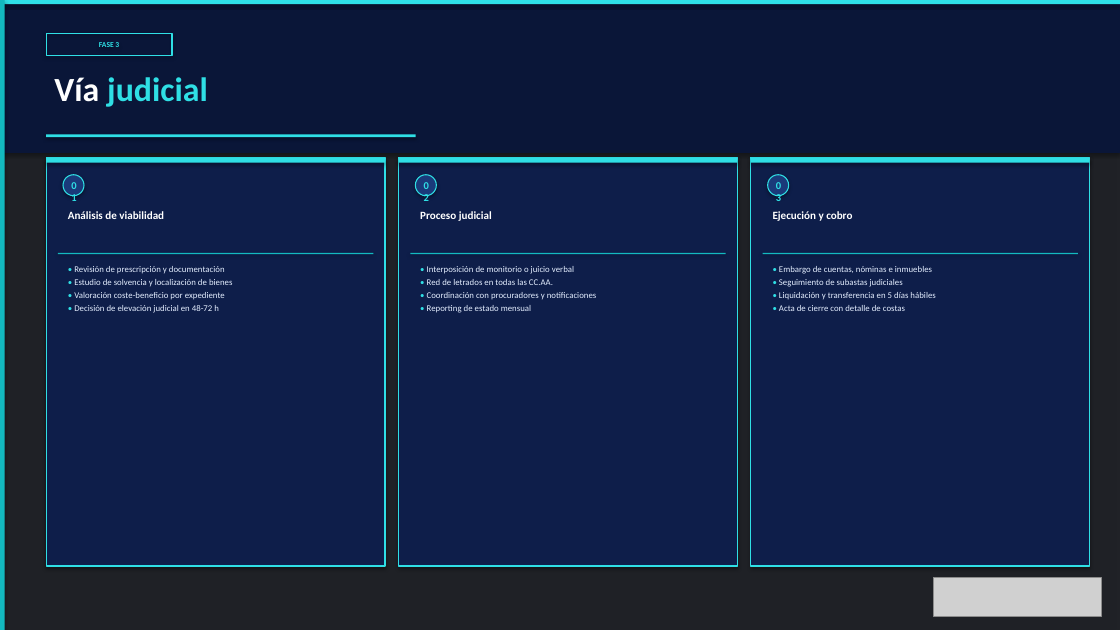
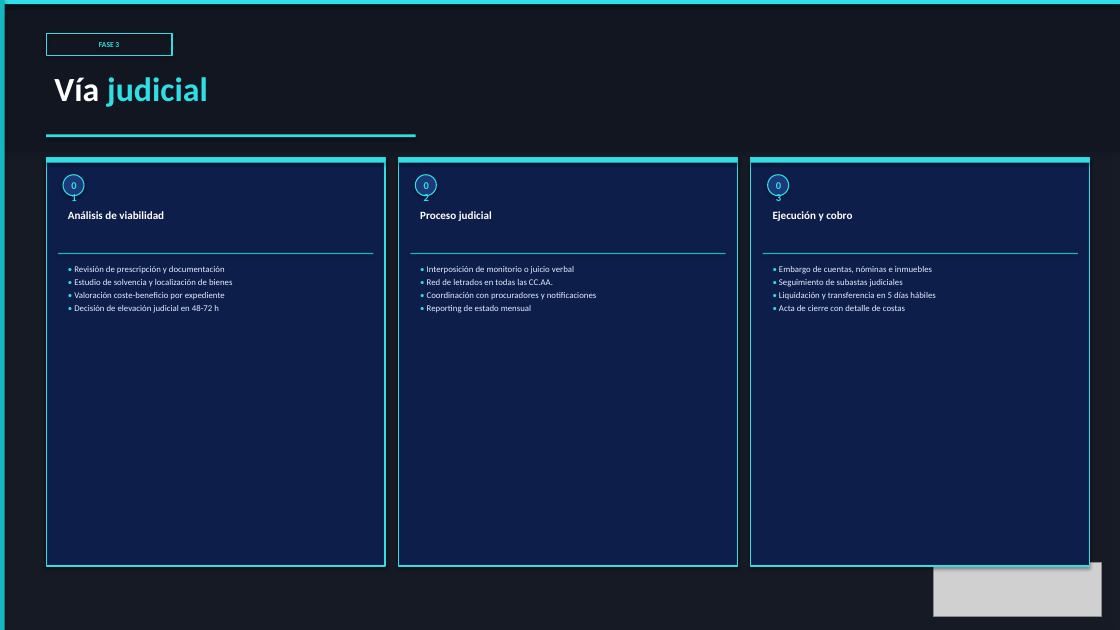
Before and after one commit to alejandroas010/alepixel-web, a slide deck: slide 4 of sendacredit_propuesta.pptx. Drawn at 1120x630 pixels with LibreOffice and Linux fonts; fonts in the diff are those of the drawing; grey boxes stand for pictures; background and template pictures are left out; a plain dark background stands for a picture behind light text. Boxes give left, top, right and bottom in pixels: in the first picture for what was removed or moved away, otherwise in the second. Text is boxed around its words. In the diff, an @@ line names an element or a change of style, - is before the commit and + after.

```diff
--- a/sendacredit_propuesta.pptx
+++ b/sendacredit_propuesta.pptx
@@ rectangle at [0,0,1120,630]: fill #060E24 at 22% opacity to #060E24 at 44% opacity @@
@@ rectangle at [0,0,1120,151]: fill #0A1638 to #060E24 at 20% opacity @@
@@ picture: place and size @@
-picture at [933,578,1102,617]
+picture at [933,563,1102,617]
```
Also in this commit, not shown: 6 other slides changed.
